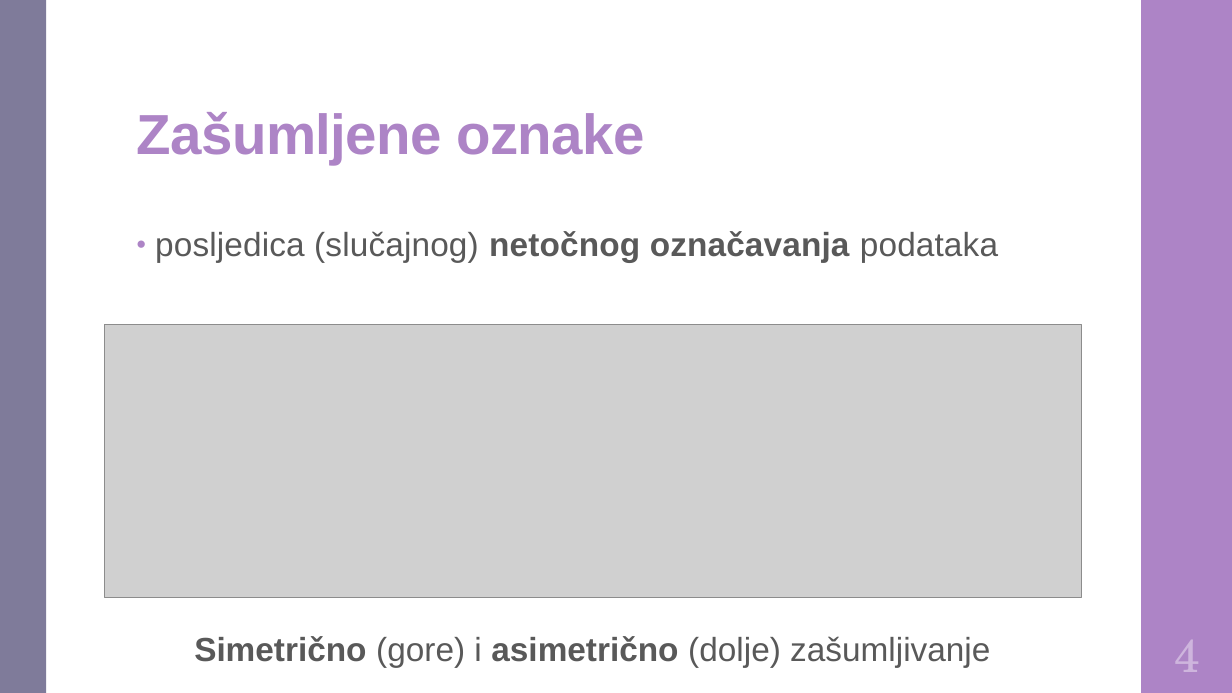
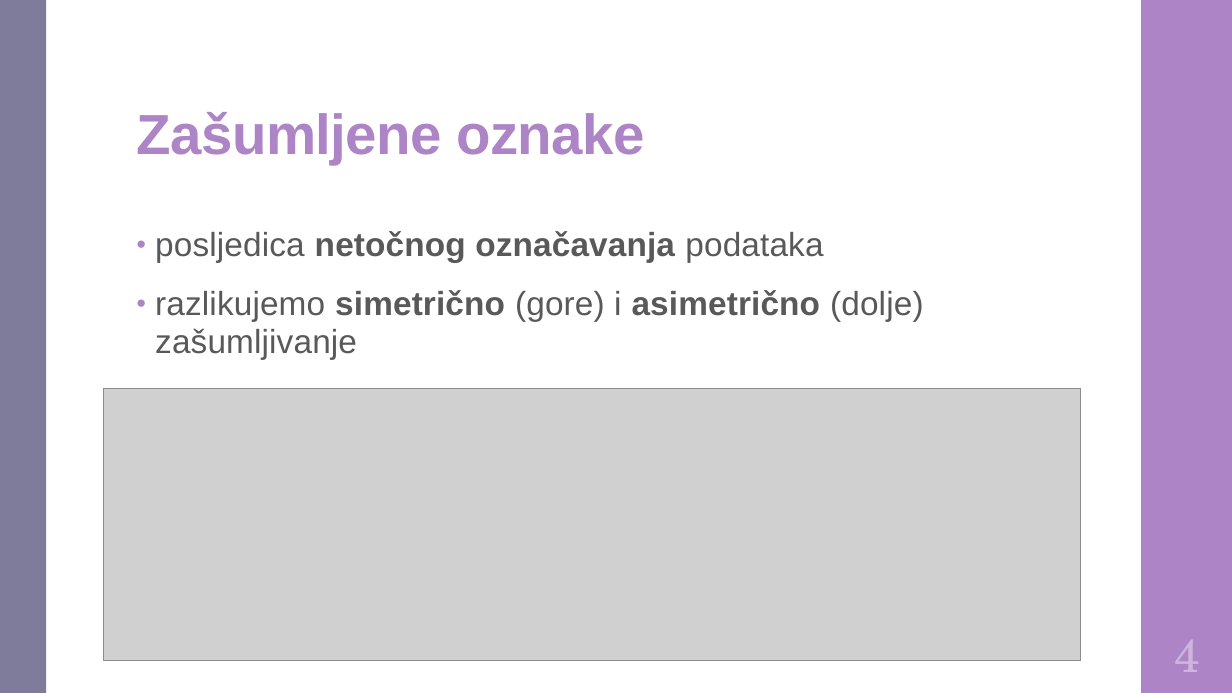
Before and after one commit to DomJamb/Diplomski-Rad-Doku, a slide deck: slide 6 of Prezentacija/Varijacijsko učenje na zašumljenim oznakama.pptx. Drawn at 1232x693 pixels with LibreOffice and Linux fonts; fonts in the diff are those of the drawing; grey boxes stand for pictures. Boxes give left, top, right and bottom in pixels: in the first picture for what was removed or moved away, otherwise in the second. Text is boxed around its words. In the diff, an @@ line names an element or a change of style, - is before the commit and + after.

```diff
--- a/Prezentacija/Varijacijsko učenje na zašumljenim oznakama.pptx
+++ b/Prezentacija/Varijacijsko učenje na zašumljenim oznakama.pptx
@@ text at (155, 231, 923, 359): text changed @@
-• posljedica (slučajnog) netočnog označavanja podataka
+• posljedica netočnog označavanja podataka
+• razlikujemo simetrično (gore) i asimetrično (dolje) zašumljivanje
@@ picture: place and size @@
-picture at (104, 324, 1081, 597)
+picture at (104, 388, 1080, 661)
@@ text removed at (194, 636, 990, 667) @@
-Simetrično (gore) i asimetrično (dolje) zašumljivanje
```
Also in this commit, not shown: 16 other slides changed, 2 slides added, 1 other file.
